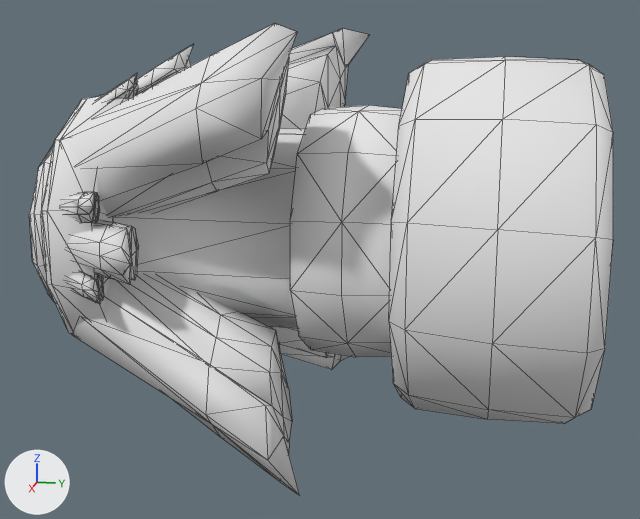
The OBJ model data/assets/meshes/ram5.obj as it was, and as the next commit left it.
The view is the same before and after, from a camera (50 mm lens) standing at (3.95, -0.3, 0.84) and looking at (0.03, -1.08, -0.14). The axes (+X, +Y, +Z) are drawn at lower left. The lights are the same throughout. Mesh edges are drawn as thin lines. Where no turn or scale is listed for an object, it has been applied to the vertices. Vertices at the same position are counted once.

Names of what the first picture shows: 'Ram-5_Cylinder.047'.
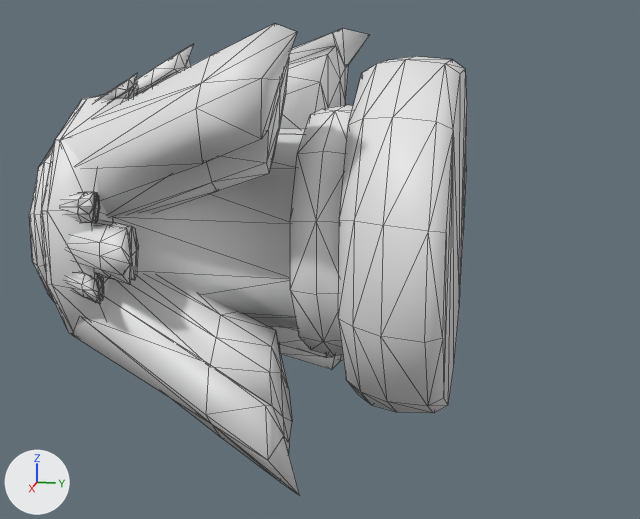
The newer file is also turned or shifted as a whole; pictures and numbers use the older file's frame.

The edits, one by one:
me_ram_5_cylinder_047 is used by ob_ram_5_cylinder_047; location (0.0, 0.0, 0.0).
me_ram_5_cylinder_047 had 1073 vertices, 2083 faces and spanned x -0.91..0.92, y -2.36..0.1, z -0.91..0.91.
me_ram_5_cylinder_047 no longer uses material mat_material_003 (white #e7e7e7).
me_ram_5_cylinder_047 no longer uses material mat_material_001 (white #e7e7e7).
me_ram_5_cylinder_047 now has 1053 vertices, 2032 faces and spans x -0.91..0.92, y -2.36..-0.46, z -0.91..0.91.
me_ram_5_cylinder_047 part 1: 84 vertices moved from x -0.91..0.92, y -0.89..0.1, z -0.78..0.78 to x -0.91..0.92, y -0.99..-0.46, z -0.78..0.78.
me_ram_5_cylinder_047 part 2: 1 vertex moved within x -0.59, y -1.9, z -0.17; 67 vertices removed from x -0.67..0.69, y -2.11..-1.86, z -0.72..0.72; 47 vertices added at x -0.71..0.66, y -2.11..-1.86, z -0.71..0.63.

Where the change shows, as pixel boxes (x1, y1, x2, y2) in the pictures (640 x 519 px; the box of a moved part takes in the faces that stretch with it):
'Ram-5_Cylinder.047', reshaped (25% narrower): before (29, 23, 613, 496); after (29, 23, 467, 496)
part 1 of me_ram_5_cylinder_047, moved or reshaped: before (290, 57, 613, 424); after (290, 56, 467, 413)
part 2 of me_ram_5_cylinder_047, moved or reshaped: before (65, 73, 138, 304); after (64, 80, 138, 300)
